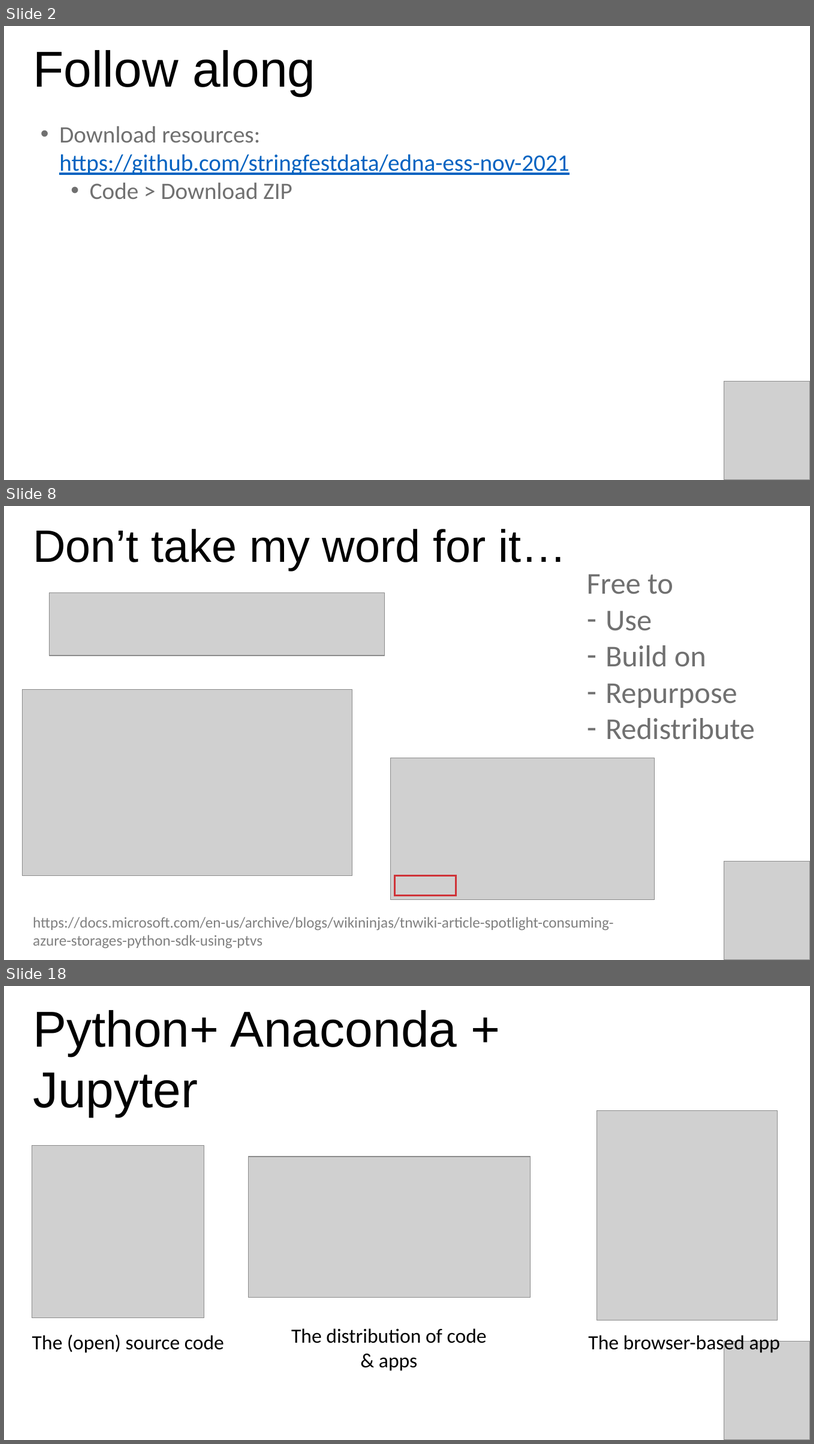
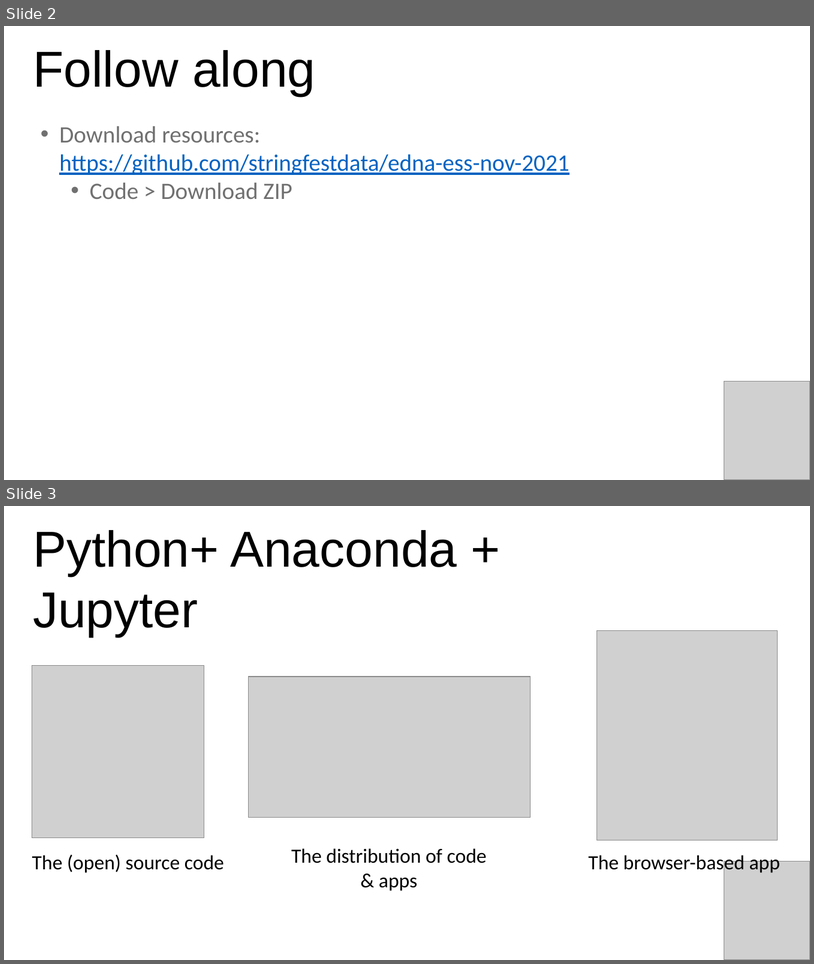
Before and after one commit to stringfestdata/edna-ess-nov-2021, a slide deck: python-for-excel-ess.pptx. Shown one above the other, each under a label of ours: slides 2, 8 and 18 before the commit, slides 2 and 3 after it; the slides between them are not shown. The pictures are 814x1444 and 814x964 pixels, drawn with LibreOffice and Linux fonts; fonts in the diff are those of the drawing; grey boxes stand for pictures. Boxes give left, top, right and bottom in pixels: in the first picture for what was removed or moved away, otherwise in the second. Text is boxed around its words. In the diff, an @@ line names an element or a change of style, - is before the commit and + after.

```diff
--- a/python-for-excel-ess.pptx
+++ b/python-for-excel-ess.pptx
@@ slide 8 removed at [4,506,810,960], background #FFFFFF @@
@@ text removed at [33,529,567,570] @@
-Don’t take my word for it…
@@ text removed at [587,574,755,739] @@
-Free to
-– Use
-– Build on
-– Repurpose
-– Redistribute
@@ picture removed at [50,592,385,655] @@
@@ picture removed at [22,690,353,876] @@
@@ picture removed at [390,757,655,899] @@
@@ picture removed at [725,861,810,960] @@
@@ rectangle removed at [395,875,456,895] @@
@@ text removed at [33,916,614,948] @@
-https://docs.microsoft.com/en-us/archive/blogs/wikininjas/tnwiki-article-spotlight-consuming-azure-storages-python-sdk-using-ptvs
@@ what was slide 18 is now slide 3 @@
```
Also in this commit, not shown: 1 slide added, 19 other slides removed.
